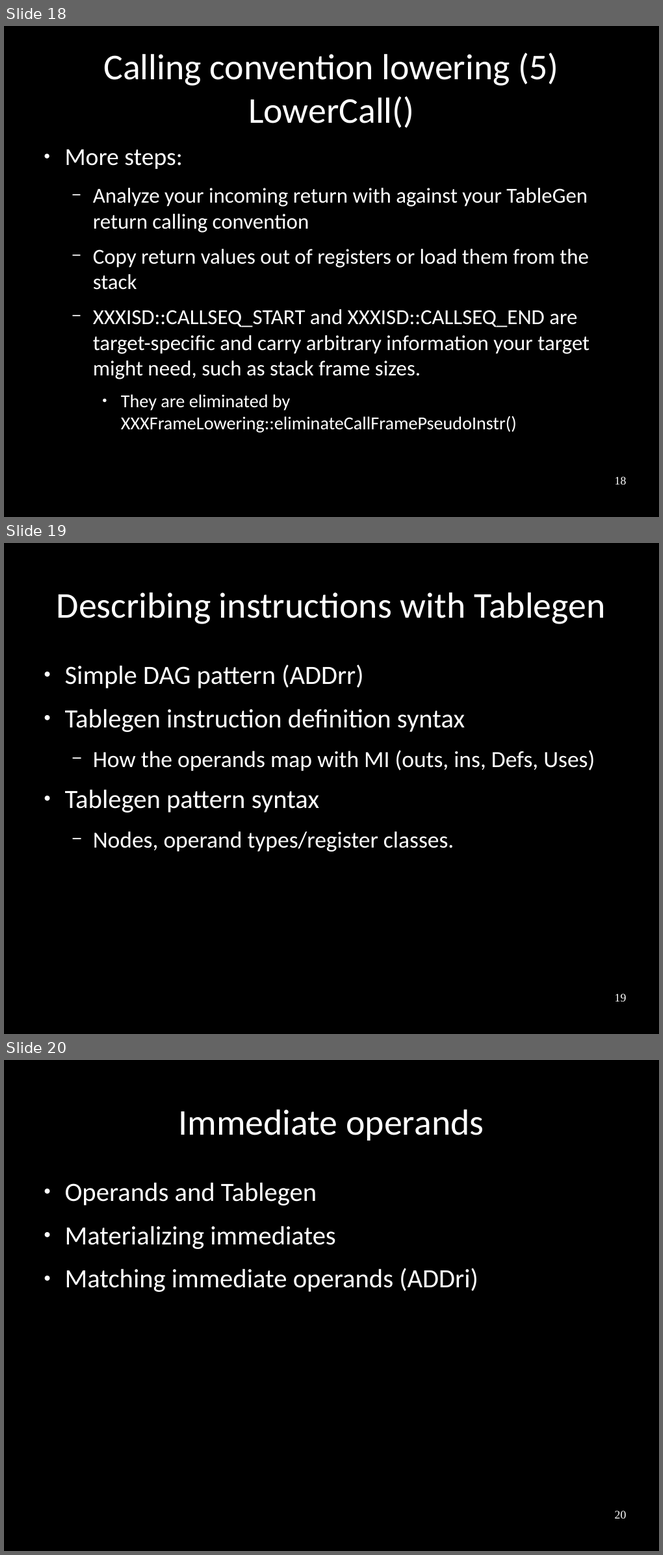
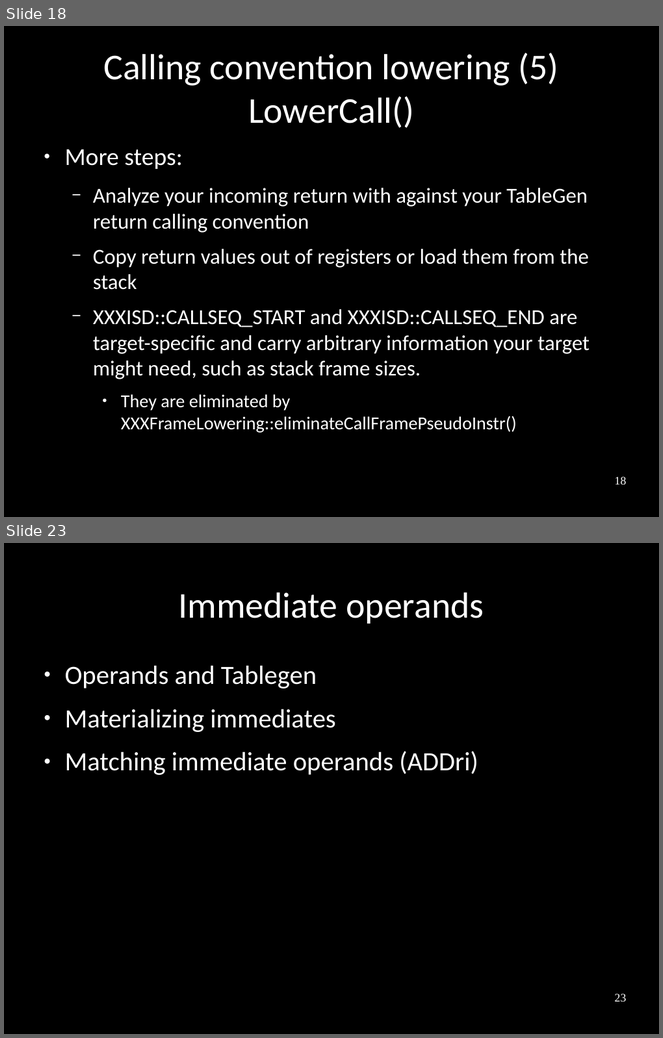
Before and after one commit to frasercrmck/llvm-leg, a slide deck: docs/Codeplay/Slides.odp. Shown one above the other, each under a label of ours: slides 18, 19 and 20 before the commit, slides 18 and 23 after it; the slides between them are not shown. The pictures are 663x1555 and 663x1038 pixels, drawn with LibreOffice and Linux fonts; fonts in the diff are those of the drawing. Boxes give left, top, right and bottom in pixels: in the first picture for what was removed or moved away, otherwise in the second. Text is boxed around its words. In the diff, an @@ line names an element or a change of style, - is before the commit and + after.

Commit message:
Describe simple instructions.

```diff
--- a/docs/Codeplay/Slides.odp
+++ b/docs/Codeplay/Slides.odp
@@ slide 19 removed at box(4, 543, 659, 1034), background #000000 @@
@@ title removed at box(57, 592, 606, 624) @@
-Describing instructions with Tablegen
@@ text removed at box(65, 665, 595, 852) @@
-● Simple DAG pattern (ADDrr)
-● Tablegen instruction definition syntax
-  − How the operands map with MI (outs, ins, Defs, Uses)
-● Tablegen pattern syntax
-  − Nodes, operand types/register classes.
@@ page number removed at box(615, 994, 627, 1002) @@
-19
@@ what was slide 20 is now slide 23 @@
@@ page number at box(615, 994, 627, 1002): text changed @@
-20
+23
```
Also in this commit, not shown: 15 slides changed, 4 slides added.
